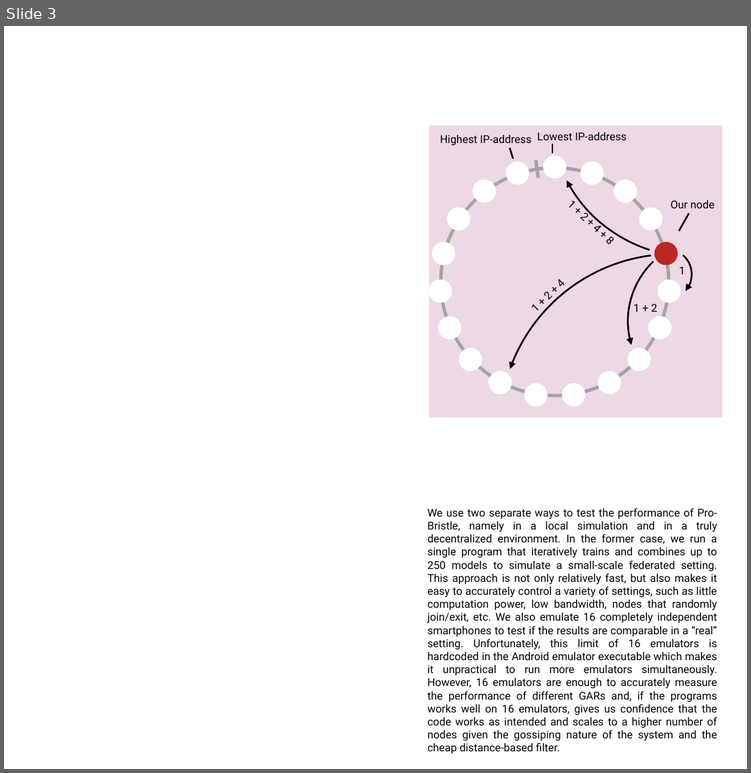
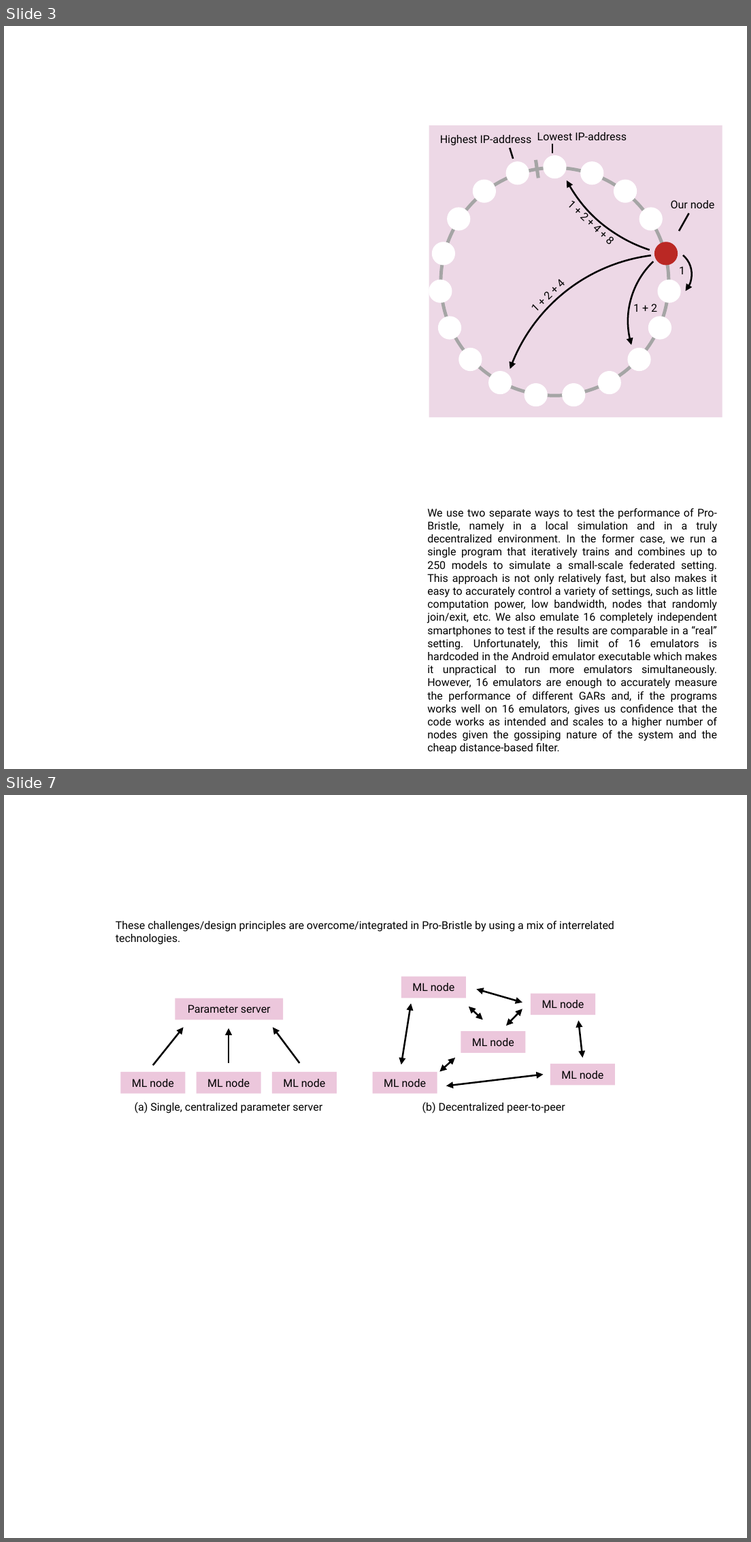
Before and after one commit to jverbraeken/trustchain-superapp, a slide deck: fedml/figures.pptx. Shown one above the other, each under a label of ours: slide 3 before the commit, slides 3 and 7 after it; the slides between them are not shown. The pictures are 751x773 and 751x1542 pixels, drawn with LibreOffice and Linux fonts; fonts in the diff are those of the drawing. Boxes give left, top, right and bottom in pixels: in the first picture for what was removed or moved away, otherwise in the second. Text is boxed around its words. In the diff, an @@ line names an element or a change of style, - is before the commit and + after.

```diff
--- a/fedml/figures.pptx
+++ b/fedml/figures.pptx
@@ slide 7 added at box(4, 795, 747, 1538), background #FFFFFF @@
@@ text added at box(116, 921, 614, 945), 9.5 pt, text #000000 @@
+These challenges/design principles are overcome/integrated in Pro-Bristle by using a mix of interrelated technologies.
@@ rectangle added at box(401, 977, 465, 998), fill #ECC7DC, 9.5 pt, text #000000 @@
+ML node
@@ rectangle added at box(175, 998, 283, 1019), fill #ECC7DC, 9.5 pt, text #000000 @@
+Parameter server
@@ double arrow added from (522, 1002) to (476, 989), #000000 1.5 pt @@
@@ rectangle added at box(530, 993, 595, 1015), fill #ECC7DC, 9.5 pt, text #000000 @@
+ML node
@@ double arrow added from (401, 1065) to (411, 1003), #000000 1.5 pt @@
@@ double arrow added from (483, 1019) to (468, 1006), #000000 1.5 pt @@
@@ double arrow added from (522, 1009) to (506, 1026), #000000 1.5 pt @@
@@ arrow added from (152, 1065) to (183, 1027), #000000 1.5 pt @@
@@ arrow added from (228, 1063) to (228, 1028), #000000 1.5 pt @@
@@ arrow added from (299, 1063) to (272, 1027), #000000 1.5 pt @@
@@ rectangle added at box(460, 1031, 525, 1053), fill #ECC7DC, 9.5 pt, text #000000 @@
+ML node
@@ double arrow added from (583, 1057) to (578, 1020), #000000 1.5 pt @@
@@ double arrow added from (454, 1057) to (440, 1071), #000000 1.5 pt @@
@@ rectangle added at box(120, 1071, 185, 1093), fill #ECC7DC, 9.5 pt, text #000000 @@
+ML node
@@ rectangle added at box(196, 1071, 260, 1093), fill #ECC7DC, 9.5 pt, text #000000 @@
+ML node
@@ rectangle added at box(272, 1071, 337, 1093), fill #ECC7DC, 9.5 pt, text #000000 @@
+ML node
@@ rectangle added at box(372, 1071, 436, 1093), fill #ECC7DC, 9.5 pt, text #000000 @@
+ML node
@@ double arrow added from (543, 1074) to (446, 1085), #000000 1.5 pt @@
@@ rectangle added at box(550, 1063, 615, 1085), fill #ECC7DC, 9.5 pt, text #000000 @@
+ML node
@@ text added at box(135, 1102, 322, 1113), 9.5 pt, text #000000 @@
+(a) Single, centralized parameter server
@@ text added at box(422, 1102, 565, 1113), 9.5 pt, text #000000 @@
+(b) Decentralized peer-to-peer
```
Also in this commit, not shown: 2 slides changed, 1 other slide added, 3 other files.
